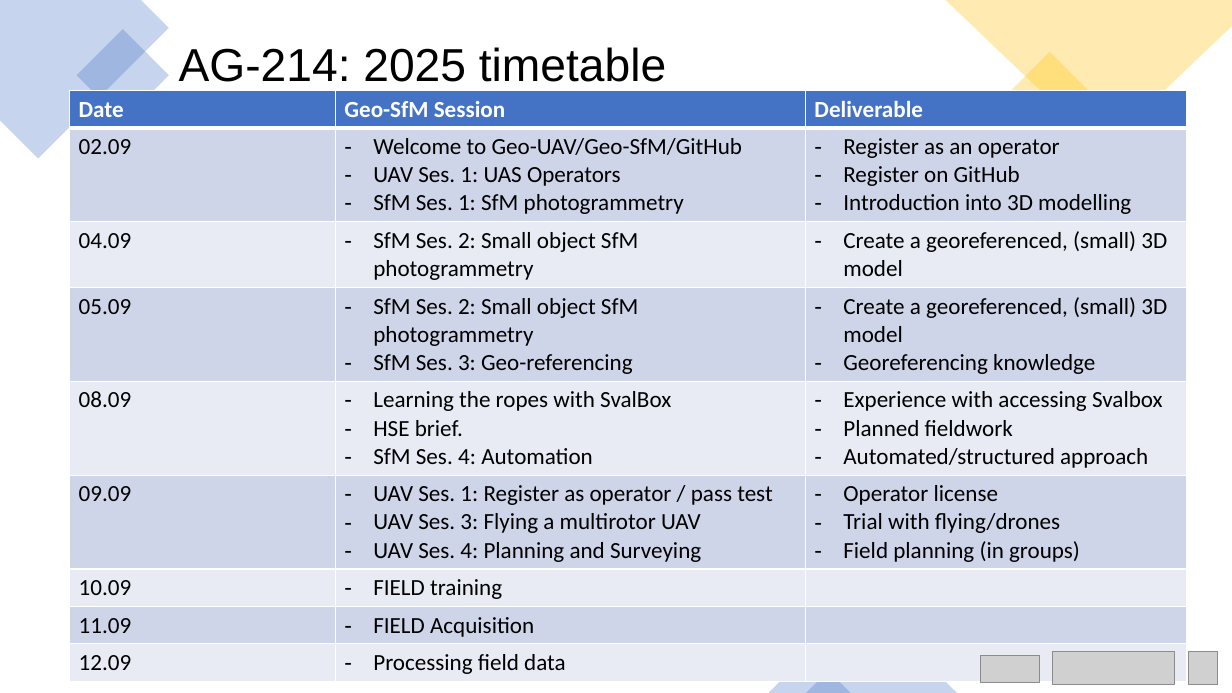
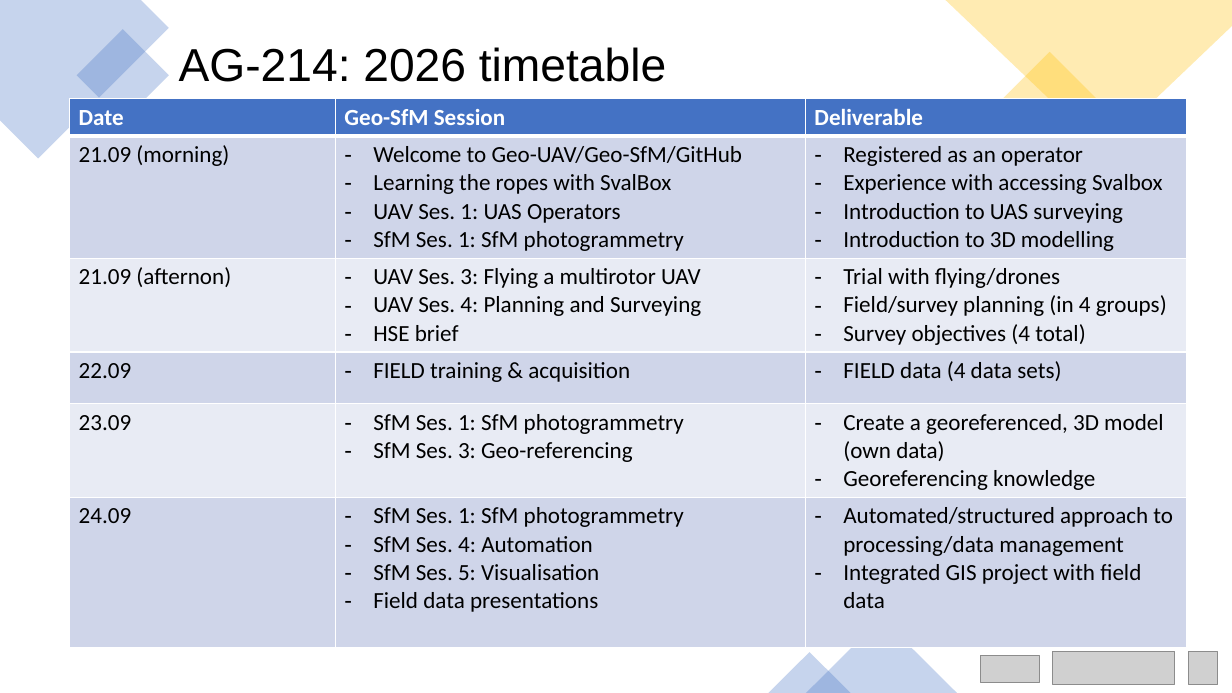
Before and after one commit to UNISvalbard/Geo-SfM, a slide deck: slide 5 of extra/slides/ppt/intro/intro.pptx. Drawn at 1232x693 pixels with LibreOffice and Linux fonts; fonts in the diff are those of the drawing; grey boxes stand for pictures. Boxes give left, top, right and bottom in pixels: in the first picture for what was removed or moved away, otherwise in the second. Text is boxed around its words. In the diff, an @@ line names an element or a change of style, - is before the commit and + after.

Commit message:
feat(slides): update introduction lecture

```diff
--- a/extra/slides/ppt/intro/intro.pptx
+++ b/extra/slides/ppt/intro/intro.pptx
@@ title at (179,47,666,82): text changed @@
-AG-214: 2025 timetable
+AG-214: 2026 timetable
@@ table at (69,99,1188,640) @@
-row 2: 02.09 | Welcome to Geo-UAV/Geo-SfM/GitHub / UAV Ses. 1: UAS Operators / SfM Ses. 1: SfM photogrammetry | Register as an operator / Register on GitHub / Introduction into 3D modelling
-row 3: 04.09 | SfM Ses. 2: Small object SfM photogrammetry | Create a georeferenced, (small) 3D model
-row 4: 05.09 | SfM Ses. 2: Small object SfM photogrammetry / SfM Ses. 3: Geo-referencing | Create a georeferenced, (small) 3D model / Georeferencing knowledge
-row 5: 08.09 | Learning the ropes with SvalBox / HSE brief. / SfM Ses. 4: Automation | Experience with accessing Svalbox / Planned fieldwork / Automated/structured approach
-row 6: 09.09 | UAV Ses. 1: Register as operator / pass test / UAV Ses. 3: Flying a multirotor UAV / UAV Ses. 4: Planning and Surveying | Operator license / Trial with flying/drones / Field planning (in groups)
-row 7: 10.09 | FIELD training | 
-row 8: 11.09 | FIELD Acquisition | 
-row 9: 12.09 | Processing field data | 
+row 2: 21.09 (morning) | Welcome to Geo-UAV/Geo-SfM/GitHub / Learning the ropes with SvalBox / UAV Ses. 1: UAS Operators / SfM Ses. 1: SfM photogrammetry | Registered as an operator / Experience with accessing Svalbox / Introduction to UAS surveying / Introduction to 3D modelling
+row 3: 21.09 (afternon) | UAV Ses. 3: Flying a multirotor UAV / UAV Ses. 4: Planning and Surveying / HSE brief | Trial with flying/drones / Field/survey planning (in 4 groups) / Survey objectives (4 total)
+row 4: 22.09 | FIELD training & acquisition | FIELD data (4 data sets)
+row 5: 23.09 | SfM Ses. 1: SfM photogrammetry / SfM Ses. 3: Geo-referencing | Create a georeferenced, 3D model (own data) / Georeferencing knowledge
+row 6: 24.09 | SfM Ses. 1: SfM photogrammetry / SfM Ses. 4: Automation / SfM Ses. 5: Visualisation / Field data presentations | Automated/structured approach to processing/data management / Integrated GIS project with field data
@@ table: place and size @@
-table at (69,91,1188,678)
+table at (69,99,1188,640)
```
Also in this commit, not shown: 5 other slides changed, 2 slides removed, 13 other files.
